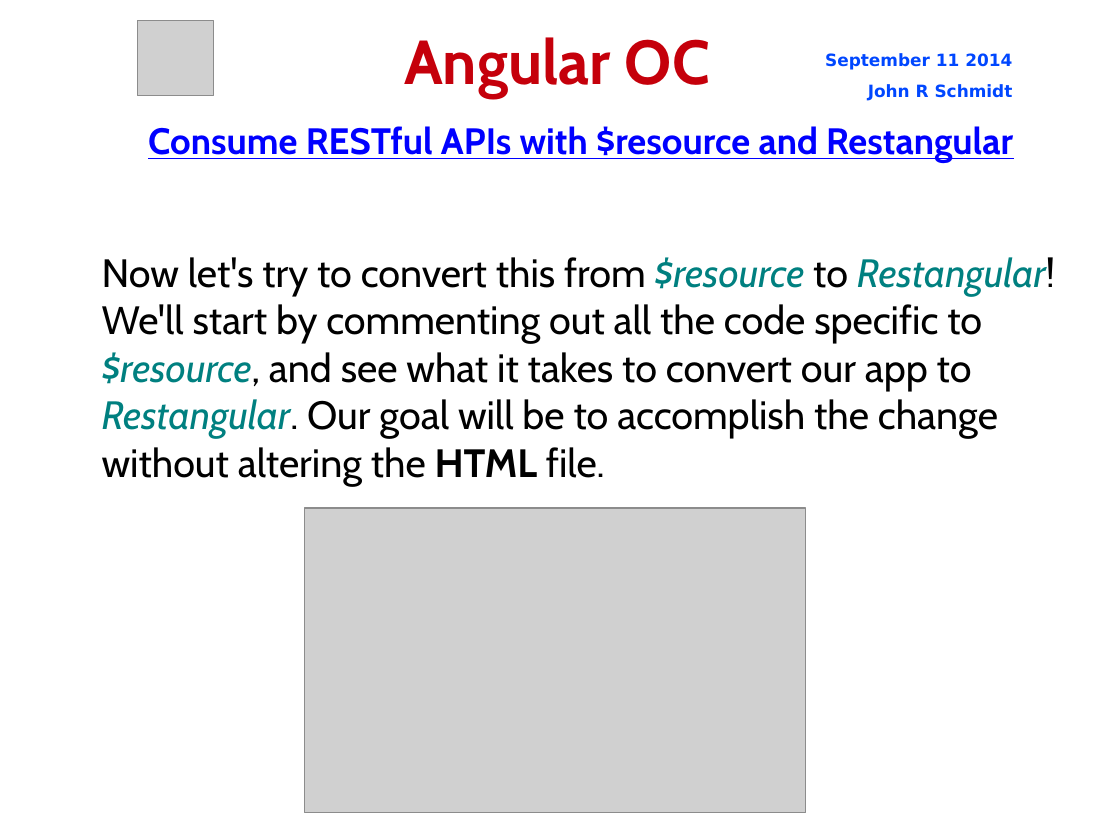
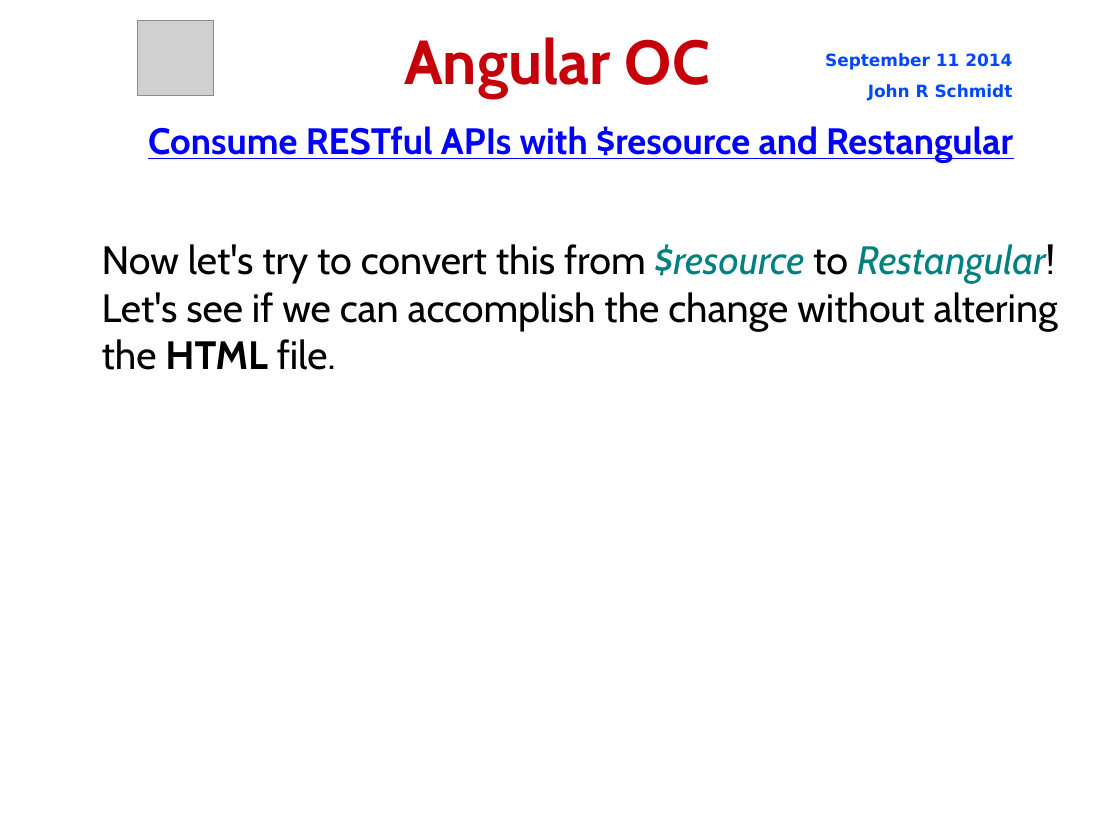
Before and after one commit to jrschmidt/fifa-angular-rest-demo, a slide deck: slide 49 of fifa.odp. Drawn at 1120x840 pixels with LibreOffice and Linux fonts; fonts in the diff are those of the drawing; grey boxes stand for pictures; background and template pictures are left out. Boxes give left, top, right and bottom in pixels: in the first picture for what was removed or moved away, otherwise in the second. Text is boxed around its words. In the diff, an @@ line names an element or a change of style, - is before the commit and + after.

Commit message:
update presentation to add new Restangular code

```diff
--- a/fifa.odp
+++ b/fifa.odp
@@ subtitle at (102,244,1058,370): text changed @@
-Now let's try to convert this from $resource to Restangular! We'll start by commenting out all the code specific to $resource, and see what it takes to convert our app to Restangular. Our goal will be to accomplish the change without altering the HTML file.
+Now let's try to convert this from $resource to Restangular! Let's see if we can accomplish the change without altering the HTML file.
@@ picture removed at (305,508,806,813) @@
```
Also in this commit, not shown: 6 other slides changed, 6 other files.
